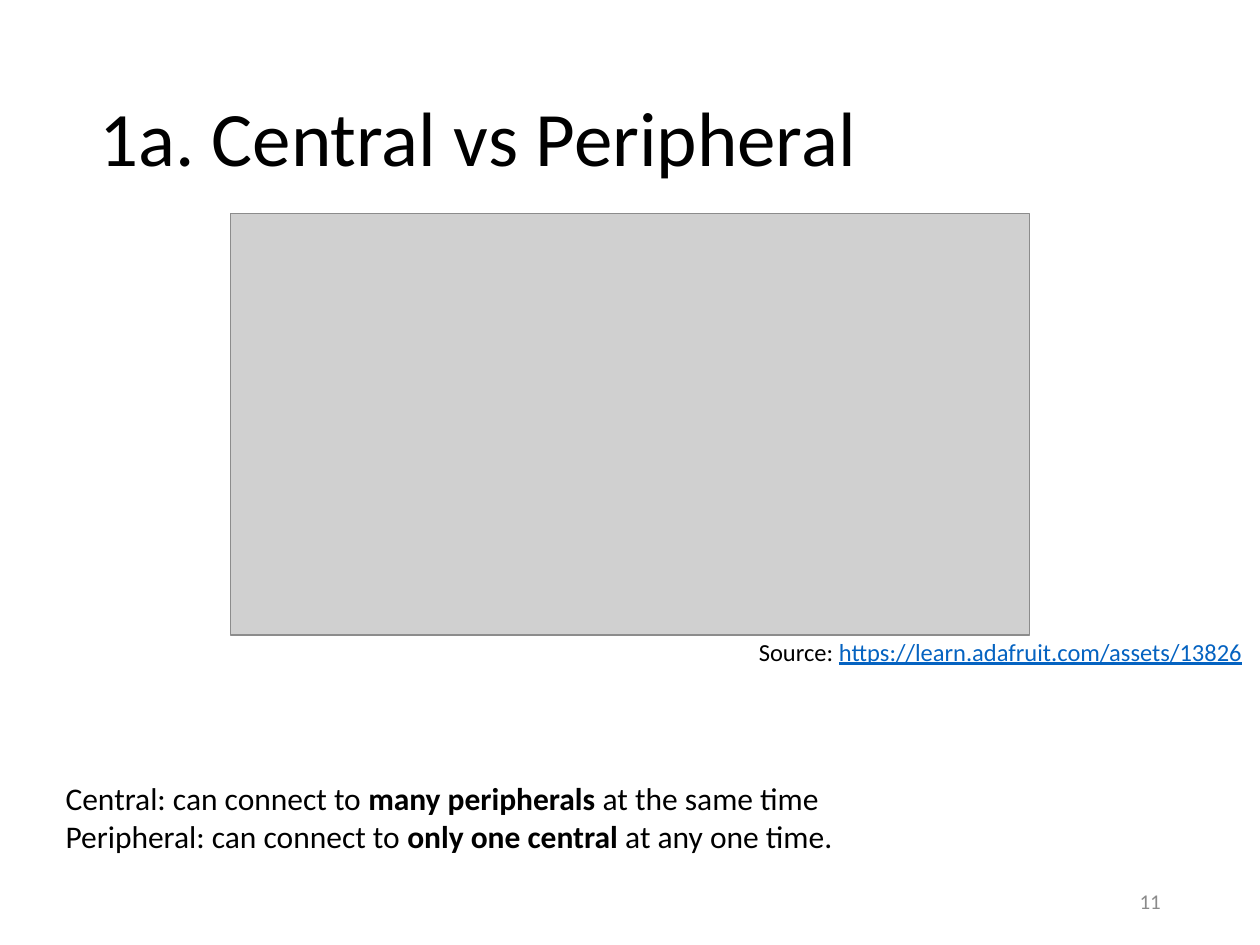
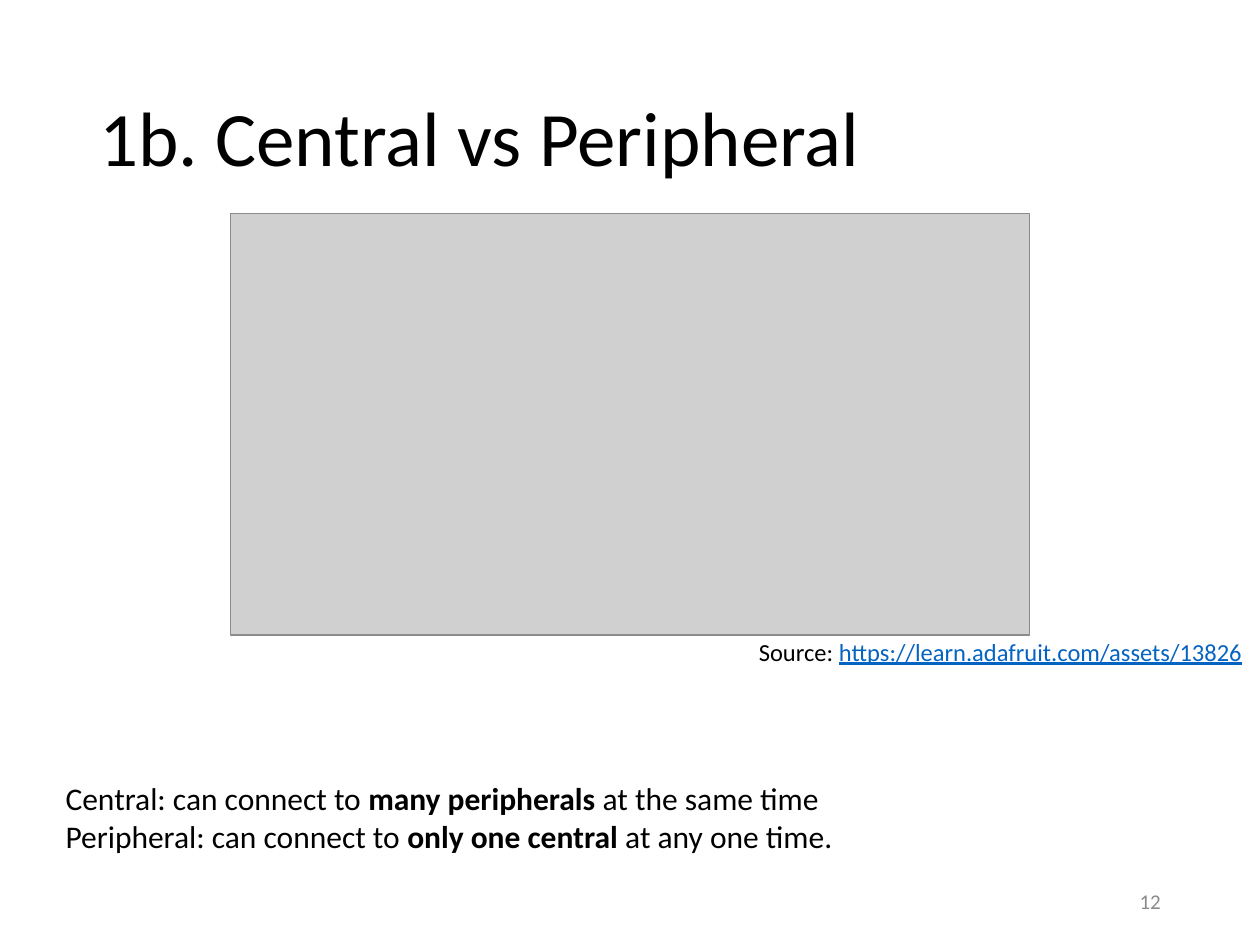
Before and after one commit to yeokm1/intro-to-ble, a slide deck: slide 12 of intro to ble.pptx (slide 11 before the commit). Drawn at 1260x945 pixels with LibreOffice and Linux fonts; fonts in the diff are those of the drawing; grey boxes stand for pictures. Boxes give left, top, right and bottom in pixels: in the first picture for what was removed or moved away, otherwise in the second. Text is boxed around its words. In the diff, an @@ line names an element or a change of style, - is before the commit and + after.

```diff
--- a/intro to ble.pptx
+++ b/intro to ble.pptx
@@ title at bbox=[99, 112, 859, 179]: text changed @@
-1a. Central vs Peripheral
+1b. Central vs Peripheral
@@ page number at bbox=[1140, 895, 1161, 909]: text changed @@
-11
+12
```
Also in this commit, not shown: 8 other slides changed, 1 slide added, 1 other file.
